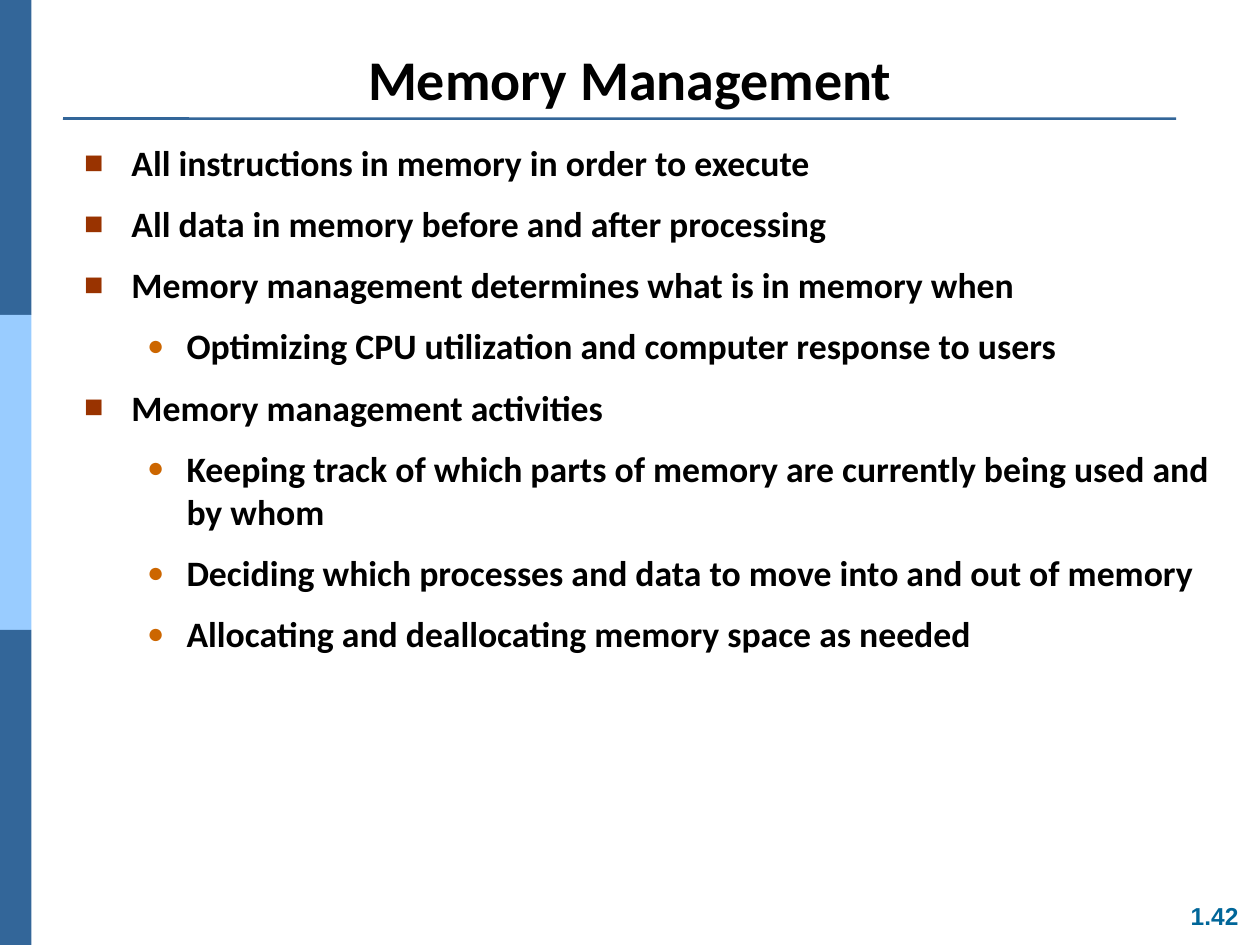
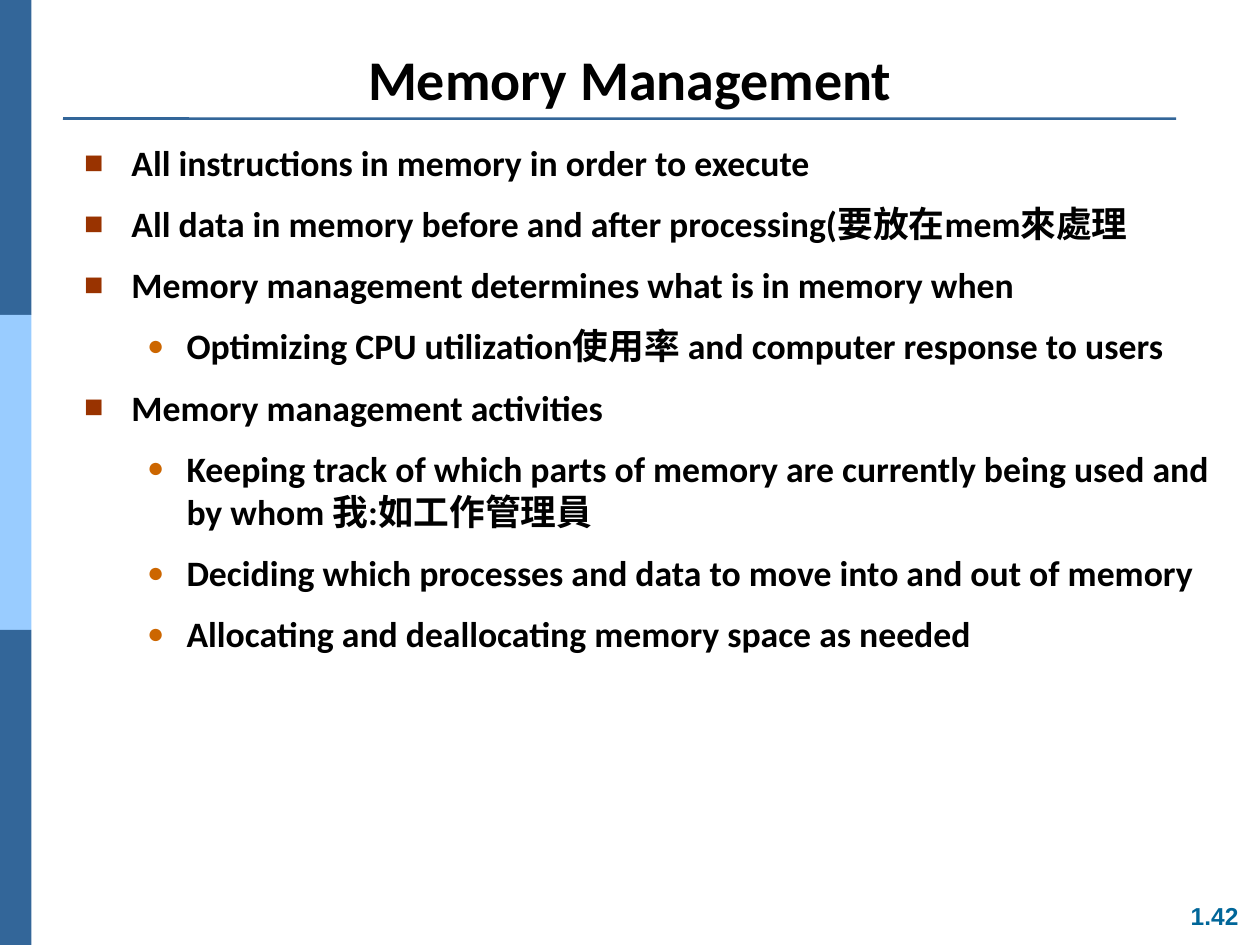
Before and after one commit to Yang09701194/OS_Learning, a slide deck: slide 42 of ch01.ppt. Drawn at 1260x945 pixels with LibreOffice and Linux fonts; fonts in the diff are those of the drawing. Boxes give left, top, right and bottom in pixels: in the first picture for what was removed or moved away, otherwise in the second. Text is boxed around its words. In the diff, an @@ line names an element or a change of style, - is before the commit and + after.

```diff
--- a/ch01.ppt
+++ b/ch01.ppt
@@ text at [131, 208, 1127, 243]: text changed @@
-■ All data in memory before and after processing
+■ All data in memory before and after processing(要放在mem來處理
@@ text at [187, 330, 1163, 365]: text changed @@
-  ● Optimizing CPU utilization and computer response to users
+  ● Optimizing CPU utilization使用率 and computer response to users
@@ text at [187, 457, 1209, 531]: text changed @@
-  ● Keeping track of which parts of memory are currently being used and by whom
+  ● Keeping track of which parts of memory are currently being used and by whom 我:如工作管理員
```
Also in this commit, not shown: 7 other slides changed, 1 other file.
